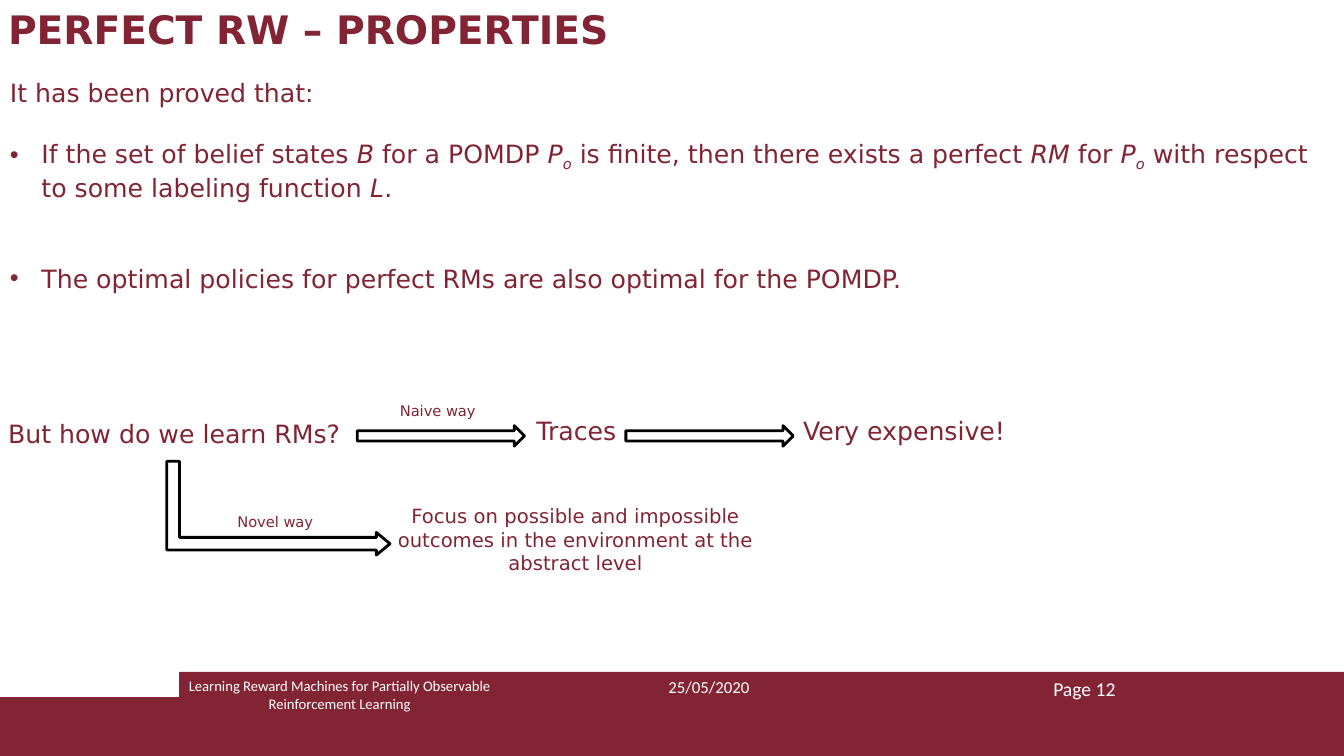
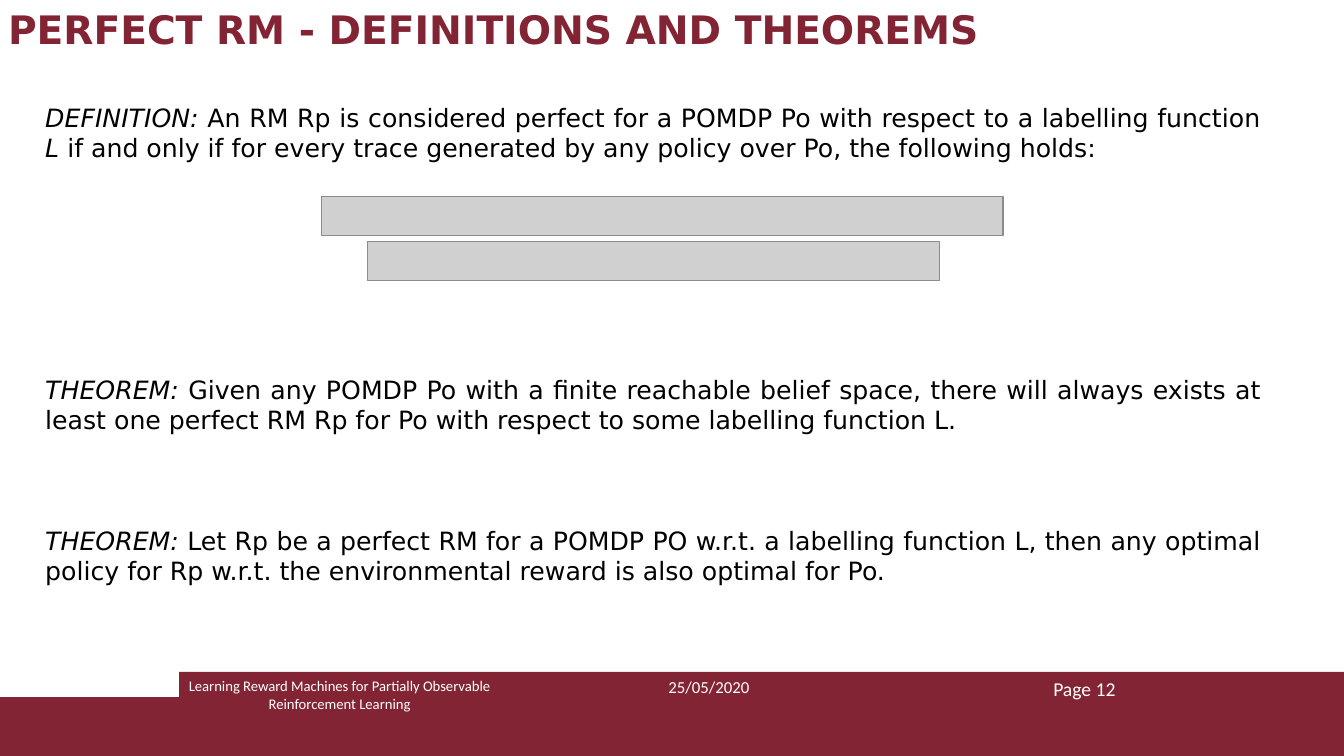
Before and after one commit to Marvet94/reasoning_agents_project_2020, a slide deck: slide 13 of ra_presentazione.pptx (slide 12 before the commit). Drawn at 1344x756 pixels with LibreOffice and Linux fonts; fonts in the diff are those of the drawing; grey boxes stand for pictures. Boxes give left, top, right and bottom in pixels: in the first picture for what was removed or moved away, otherwise in the second. Text is boxed around its words. In the diff, an @@ line names an element or a change of style, - is before the commit and + after.

Commit message:
Presentation update

```diff
--- a/ra_presentazione.pptx
+++ b/ra_presentazione.pptx
@@ text at <box>8,15,979,45</box>: text changed @@
-PERFECT RW – PROPERTIES
+PERFECT RM - DEFINITIONS AND THEOREMS
@@ text removed at <box>10,83,1308,294</box> @@
-It has been proved that:
-• If the set of belief states B for a POMDP Po is finite, then there exists a perfect RM for Po with respect to some labeling function L.
-• The optimal policies for perfect RMs are also optimal for the POMDP.
@@ text added at <box>45,108,1260,586</box>, 18 pt, text #000000 @@
+DEFINITION: An RM Rp is considered perfect for a POMDP Po with respect to a labelling function L if and only if for every trace generated by any policy over Po, the following holds:
+THEOREM: Given any POMDP Po with a finite reachable belief space, there will always exists at least one perfect RM Rp for Po with respect to some labelling function L.
+THEOREM: Let Rp be a perfect RM for a POMDP PO w.r.t. a labelling function L, then any optimal policy for Rp w.r.t. the environmental reward is also optimal for Po.
@@ picture added at <box>322,197,1003,235</box> @@
@@ picture added at <box>368,242,940,280</box> @@
@@ text removed at <box>400,405,476,419</box> @@
-Naive way
@@ text removed at <box>8,424,340,444</box> @@
-But how do we learn RMs?
@@ right arrow removed at <box>357,425,524,446</box> @@
@@ text removed at <box>536,421,616,441</box> @@
-Traces
@@ right arrow removed at <box>626,425,793,446</box> @@
@@ text removed at <box>803,421,1005,446</box> @@
-Very expensive!
@@ bent up arrow removed at <box>167,461,390,555</box> @@
@@ text removed at <box>398,508,752,571</box> @@
-Focus on possible and impossible outcomes in the environment at the abstract level
@@ text removed at <box>237,516,314,530</box> @@
-Novel way
```
Also in this commit, not shown: 6 other slides changed, 2 slides added, 1 slide removed.
